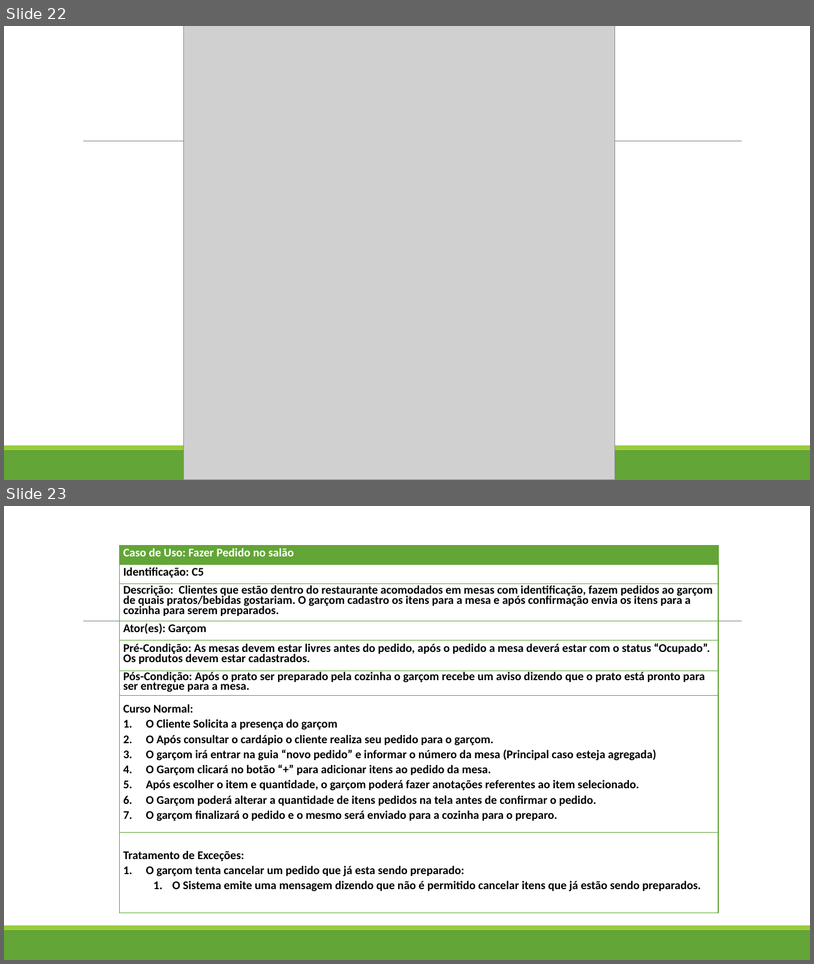
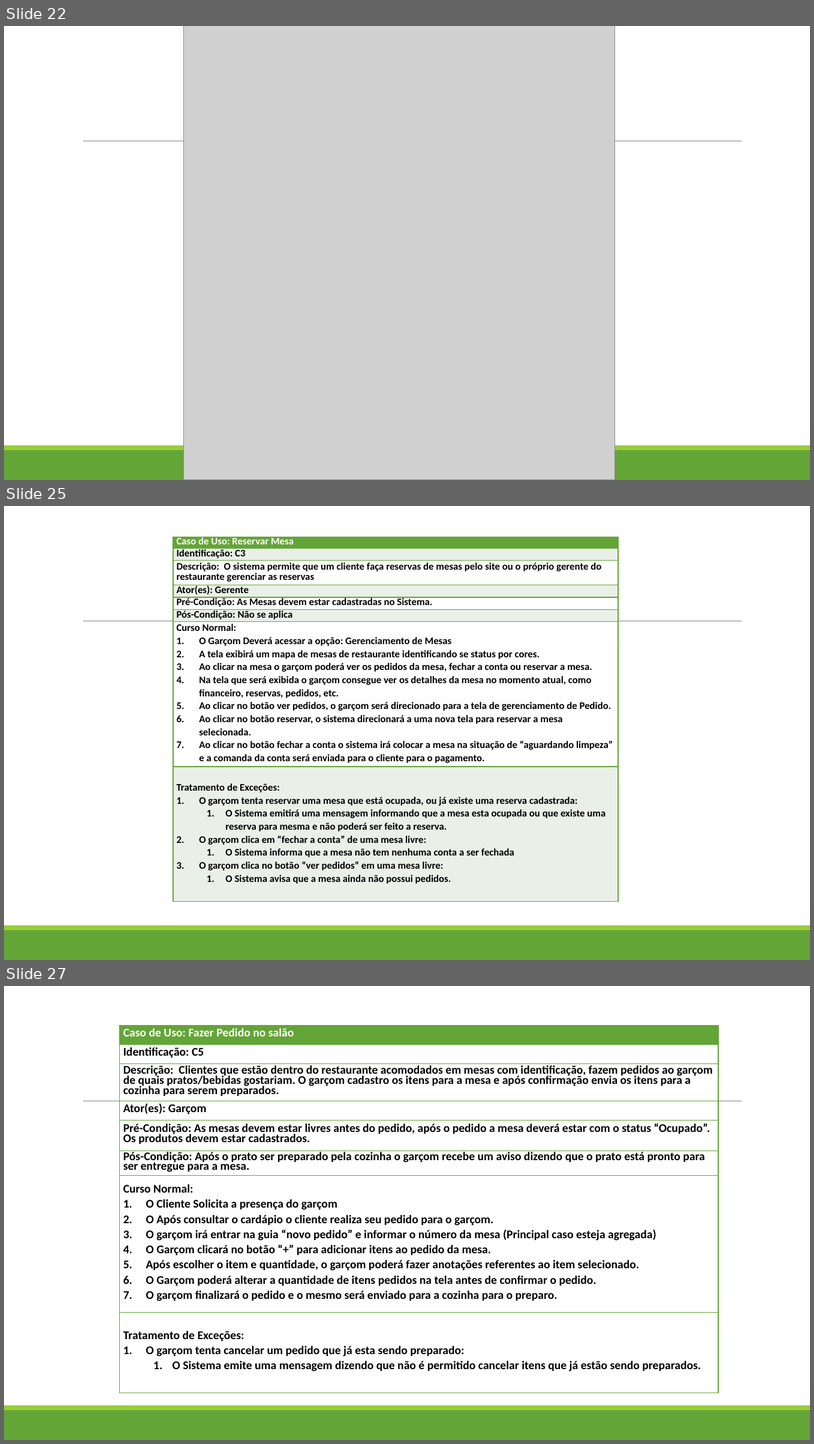
Before and after one commit to markaumvb/Restaurante, a slide deck: Documentação/Apresentação 2.0.pptx. Shown one above the other, each under a label of ours: slides 22 and 23 before the commit, slides 22, 25 and 27 after it; the slides between them are not shown. The pictures are 814x964 and 814x1444 pixels, drawn with LibreOffice and Linux fonts; fonts in the diff are those of the drawing; grey boxes stand for pictures. Boxes give left, top, right and bottom in pixels: in the first picture for what was removed or moved away, otherwise in the second. Text is boxed around its words. In the diff, an @@ line names an element or a change of style, - is before the commit and + after.

```diff
--- a/Documentação/Apresentação 2.0.pptx
+++ b/Documentação/Apresentação 2.0.pptx
@@ slide 25 added at <box>4,506,810,960</box>, background #FFFFFF; not listed: 3 template elements that a slide beside it also shows @@
@@ table added at <box>173,537,618,901</box>, 8 rows, 1 columns @@
+Caso de Uso: Reservar Mesa
+Identificação: C3
+Descrição: O sistema permite que um cliente faça reservas de mesas pelo site ou o próprio gerente do restaurante gerenciar as reservas
+Ator(es): Gerente
+Pré-Condição: As Mesas devem estar cadastradas no Sistema.
+Pós-Condição: Não se aplica
+Curso Normal: / O Garçom Deverá acessar a opção: Gerenciamento de Mesas / A tela exibirá um mapa de mesas de restaurante identificando se status por cores. / Ao clicar na mesa o garçom poderá ver os pedidos da mesa, fechar a conta ou reservar a mesa. / Na tela que será exibida o garçom consegue ver os detalhes da mesa no momento atual, como financeiro, reservas, pedidos, etc. / Ao clicar no botão ver pedidos, o garçom será direcionado para a tela de gerenciamento de Pedido. / Ao clicar no botão reservar, o sistema direcionará a uma nova tela para reservar a mesa selecionada. / Ao clicar no botão fechar a conta o sistema irá colocar a mesa na situação de “aguardando limpeza” e a comanda da conta será enviada para o cliente para o pagamento.
+Tratamento de Exceções: / O garçom tenta reservar uma mesa que está ocupada, ou já existe uma reserva cadastrada: / O Sistema emitirá uma mensagem informando que a mesa esta ocupada ou que existe uma reserva para mesma e não poderá ser feito a reserva. / O garçom clica em “fechar a conta” de uma mesa livre: / O Sistema informa que a mesa não tem nenhuma conta a ser fechada / O garçom clica no botão “ver pedidos” em uma mesa livre: / O Sistema avisa que a mesa ainda não possui pedidos.
@@ what was slide 23 is now slide 27 @@
```
Also in this commit, not shown: 6 other slides added, 3 other files.
